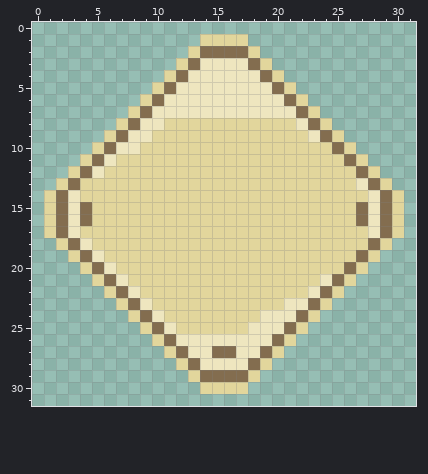
One commit to this pixel-art file: Assets/Sprites/Ase/ui_belt_bg.aseprite. Above, as it was before the edit.
32x32 pixels, 1 frame.
After:
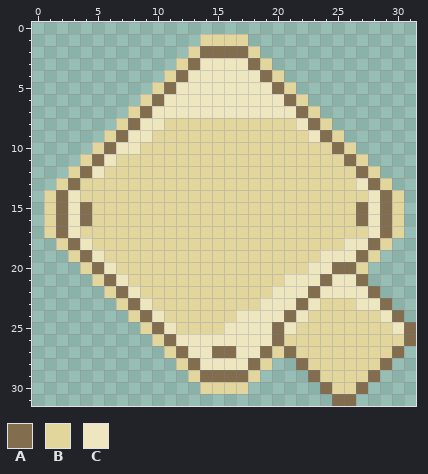
Palette (. is transparent): A #836d4f  B #e2d69c  C #eee6bf
Difference:
layer "Layer 3" added
Layer "Layer 3":
y 18: x 26..27 BB -> CC
y 19: x 24..26 BBB -> CCC
y 20: x 23..25 BBB -> CCA
y 21: x 21..27 BBBCAB. -> CCCACCA
y 22: x 20..28 BBBCAB... -> CCCACCCCA
y 23: x 19..20 BB -> CC; x 22..23 CA -> AC; x 25..29 ..... -> BBCCA
y 24: x 17..18 BB -> CC; x 21..22 CA -> AC; x 24..30 ....... -> BBBBBCA
y 25: x 16..17 BB -> CC; x 20..21 CA -> AC; x 23..31 ......... -> BBBBBBBCA
y 26: x 22..31 .......... -> BBBBBBBBBA
y 27: x 21..30 .......... -> ABBBBBBBBA
y 28: x 22..29 ........ -> ABBBBBBA
y 29: x 23..28 ...... -> ABBBBA
y 30: x 24..27 .... -> ABBA
y 31: x 25..26 .. -> AA
Boxes around the changes in both pictures, in picture pixels (x1, y1, x2, y2):
changed: (224, 238, 416, 406)
